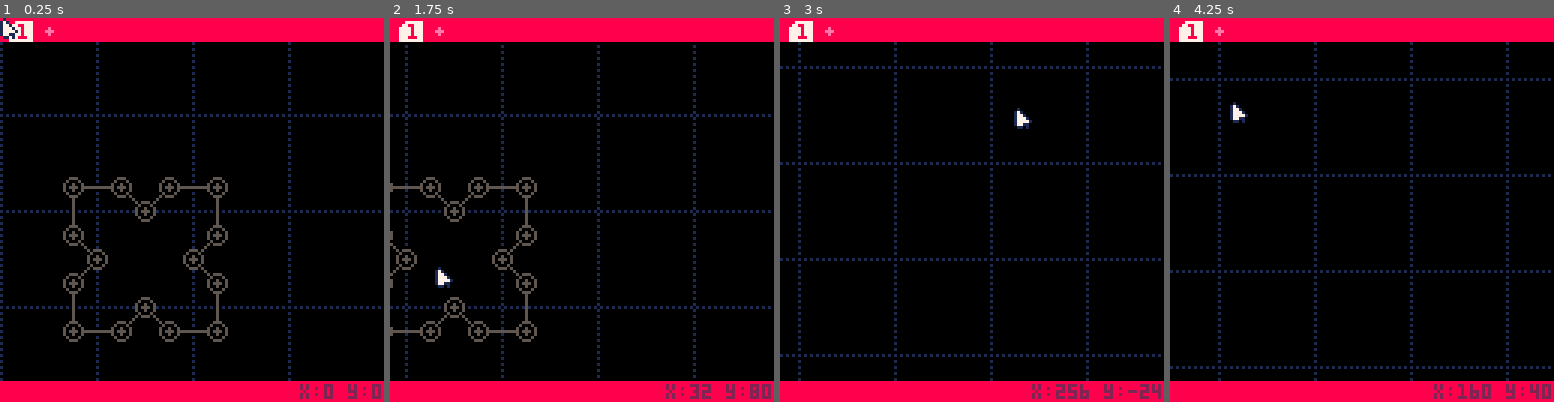
Above: before the commit, frames 1-4 (left to right).
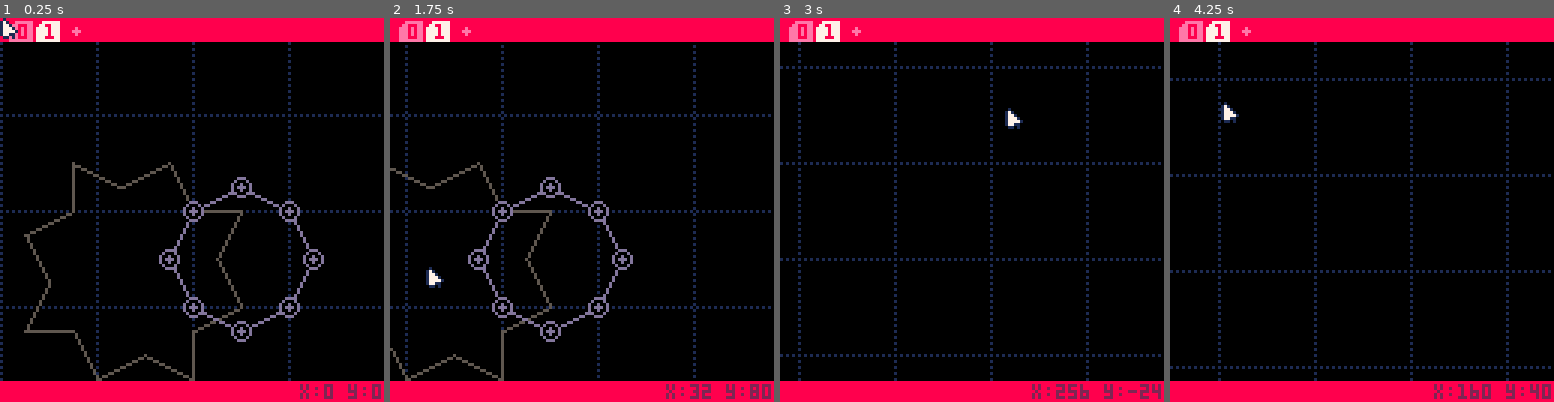
Above: after the commit, the same moments.

Repository: LouieChapm/Super3dPinball
Game: PICO-8 cartridge pinball_editor.p8
Same seed, same stepped clock (60 frames per second), same inputs: the game is played once before the commit and once after it.
Inputs (mouse positions are in pixels of both pictures, inside the frame that each line leads up to):
- Up to frame 1 (0.25 s): no input
- Up to frame 2 (1.75 s): click (670, 121) at 0.67 s; click (436, 267) at 1.22 s; hold Right from 1.6 s (still down)
- Up to frame 3 (3 s): click (887, 114) at 1.77 s; release Right at 2.1 s; hold Up 2.15-2.42 s; click (952, 259) at 2.32 s; hold Right from 2.47 s (still down); click (1014, 106) at 2.87 s
- Up to frame 4 (4.25 s): release Right at 3.03 s; hold Left 3.08-3.58 s; click (1465, 256) at 3.42 s; hold Down 3.63-3.97 s; click (1231, 102) at 3.97 s; hold Right from 4.02 s (still down)

The runs differ from the first frame. In frame 1, 6.1% of the frame differs, in the area x 2-85%, y 0-95%; in frame 2, 5.3%; in frame 3, 0.9%; in frame 4, 0.9%.

Commit message:
second_polygon

Diff:
--- a/pinball_editor.p8
+++ b/pinball_editor.p8
@@ -24,10 +24,12 @@
 	menuitem(1, "export data", function() export_data() end)
 
 	poke(0x5F2D, 1)
-	MOUSE_X,MOUSE_Y,MOUSE_CLICK,MOUSE_HOLD=64,64,false,false
+	MOUSE_X,MOUSE_Y,MOUSE_CLICK,MOUSE_HOLD,cursor_mode=64,64,false,false,1
 	mouseX_raw, mouseY_raw = 0,0
 
-	init_polygon(poly_library)
+	POLYGONS = {}
+	foreach(split(poly_library,"\n"),init_polygon)
+	ACTIVE_POLY_INDEX, ACTIVE_POLY_OBJECT = 2, POLYGONS[2]
 
 	CAMERA_X,CAMERA_Y=dget(0) or 0,dget(1) or 0
 	CURSOR_IN_UI = false
@@ -36,22 +38,21 @@
 end
 
 function init_polygon(poly_data)
-	POLYGONS ={{}}
-
-	POINTS={}
+	local points={}
 
 	local data = split(poly_data)
 	for i=1,#data-1,2 do
-
-		local point = add(POINTS,new_point(data[i],data[i+1]))
+		local point = add(points,new_point(data[i],data[i+1], points))
 
 		-- create a weird linked list
-		point.prev = POINTS[i\2] or nil
+		point.prev = points[i\2] or nil
 		if(point.prev)point.prev.next = point
 	end
 
-	POINTS[#POINTS].next = POINTS[1]
-	POINTS[1].prev = POINTS[#POINTS]
+	points[#points].next = points[1]
+	points[1].prev = points[#points]
+
+	return add(POLYGONS, points)
 end
 
 function lerp(a,b,t)
@@ -67,7 +68,7 @@
 	return _x/length, _y/length, length
 end
 
-function new_point(_x, _y)
+function new_point(_x, _y, _parent)
 	local point = {x=_x, y=_y}
 	point.hover = false
 	point.is_dragging = false
@@ -77,6 +78,8 @@
 	point.prev = nil
 	point.next = nil
 
+	point.parent = _parent or nil
+
 	return point
 end
 
@@ -88,7 +91,8 @@
 function _update60()
 	mouseX_raw,mouseY_raw=stat(32),stat(33)
 
-	CURSOR_IN_UI = mouseY_raw < 8 or mouseY_raw > 120
+	update_cursor()
+	update_cursor_ui()
 
 	t+=1
 	if(DEBUGTIME>0)DEBUGTIME-=1
@@ -99,19 +103,22 @@
 	CURSORXYSTRING = "x:" .. (MOUSE_X - MOUSE_X%SNAP) .. " y:" .. (MOUSE_Y - MOUSE_Y%SNAP)
 
 	update_keyboard()
-	if(keyboard_tab)show_points = not show_points
+	-- if(keyboard_tab)show_points = not show_points
+	if keyboard_tab then
+		ACTIVE_POLY_INDEX = (ACTIVE_POLY_INDEX%#POLYGONS)+1
+		ACTIVE_POLY_OBJECT = POLYGONS[ACTIVE_POLY_INDEX]
+	end
 	update_camera()
-	update_cursor()
-
-	foreach(POINTS, update_point)
+
+	foreach(ACTIVE_POLY_OBJECT, update_point)
 
 	-- check to see if the cursor is hovering over an edge
 	NEW_POINT_PREVIEW = nil
 	if not cursor_selection then
 		local curs = new_point(MOUSE_X, MOUSE_Y)
 		local closest_collision,collided_obj,collision_info = 999,nil,{}
-		for i=1,#POINTS do
-			local p1,p2 = POINTS[i],POINTS[i].next
+		for i=1,#ACTIVE_POLY_OBJECT do
+			local p1,p2 = ACTIVE_POLY_OBJECT[i],ACTIVE_POLY_OBJECT[i].next
 			local col,info=edge_collision(p1,p2,curs)
 			if col and info[4]<closest_collision then
 				closest_collision = info[4]
@@ -137,16 +144,16 @@
 	end
 
 	-- delete selection on right click
-	if cursor_selection and MOUSE_RIGHT_RELEASE and drag_update_x==0 and drag_update_y==0 then
+	if cursor_selection and MOUSE_RIGHT_RELEASE and abs(drag_update_x)<=2 and abs(drag_update_y)<=2 then
 		cursor_selection.prev.next = cursor_selection.next
 		cursor_selection.next.prev = cursor_selection.prev
 
-		del(POINTS,cursor_selection)
+		del(ACTIVE_POLY_OBJECT,cursor_selection)
 	end
 
 	-- add new point on left click
 	if NEW_POINT_PREVIEW and MOUSE_CLICK then
-		local new_point = add(POINTS,new_point(NEW_POINT_PREVIEW.x, NEW_POINT_PREVIEW.y))
+		local new_point = add(ACTIVE_POLY_OBJECT,new_point(NEW_POINT_PREVIEW.x, NEW_POINT_PREVIEW.y, ACTIVE_POLY_OBJECT))
 
 		NEW_POINT_PREVIEW.prev.next = new_point
 		NEW_POINT_PREVIEW.next.prev = new_point
@@ -159,13 +166,9 @@
 end
 
 function update_keyboard()
-	debug(stat(31))
-
 	local p = stat(30) and stat(31)
 
 	keyboard_tab = false
-
-
 	if(p=="\t")keyboard_tab=true
 end
 
@@ -212,6 +215,25 @@
 
 	if CAMERA_DRAGGING and not MOUSE_RIGHT then
 		CAMERA_DRAGGING = false
+	end
+end
+
+function update_cursor_ui()
+	CURSOR_IN_UI = mouseY_raw < 8 or mouseY_raw > 120
+	cursor_mode = 1
+
+	if mouseY_raw < 8 then
+		for i=1,#POLYGONS do
+			local _x = (i*9)-8
+			if mouseX_raw > _x and mouseX_raw < _x+9 then
+				cursor_mode = 2
+
+				if MOUSE_CLICK then
+					ACTIVE_POLY_INDEX = i
+					ACTIVE_POLY_OBJECT = POLYGONS[i]
+				end
+			end
+		end
 	end
 end
 
@@ -253,8 +275,10 @@
 	cls(0)
 	draw_checkerboard(1)
 
-	foreach(POINTS,draw_iPointLine)
-	if(show_points)foreach(POINTS,draw_iPoint)
+	for _poly in all(POLYGONS) do
+		if(_poly!=ACTIVE_POLY_OBJECT)draw_poly(_poly)
+	end
+	draw_poly(ACTIVE_POLY_OBJECT)
 
 	if NEW_POINT_PREVIEW!=nil then
 		circ(NEW_POINT_PREVIEW.x, NEW_POINT_PREVIEW.y, 2, 7)
@@ -263,13 +287,12 @@
 
 	-- top ui
 	rectfill(CAMERA_X, CAMERA_Y, CAMERA_X+128, CAMERA_Y+7, 8)
-	local selected = 1
 	for i=1, #POLYGONS do
 		local _x,_y=CAMERA_X+3 + (i-1)*9, CAMERA_Y
-		if(selected == i)pal(14,7)
+		if(ACTIVE_POLY_INDEX == i)pal(14,7)
 		spr(2, _x, _y)
-		if(selected == i)pal(14,14)
-		print(i, _x+3, _y+2, 8)
+		if(ACTIVE_POLY_INDEX == i)pal(14,14)
+		print(i-1, _x+3, _y+2, 8)
 	end
 	spr(3,CAMERA_X+3 + (#POLYGONS)*9, CAMERA_Y)
 
@@ -278,8 +301,15 @@
 	print(DEBUGTIME>0 and DEBUG or SELECTION_INFO, CAMERA_X+1, CAMERA_Y+122, 2)
 	print(CURSORXYSTRING, CAMERA_X+128 - #CURSORXYSTRING*4, CAMERA_Y+122, 2)
 
-
-	spr(1,MOUSE_X,MOUSE_Y)
+	if cursor_mode==1 then
+		spr(1,MOUSE_X,MOUSE_Y)
+	elseif cursor_mode==2 then
+		if MOUSE_HOLD then
+			sspr(10,8,10,10,MOUSE_X-2, MOUSE_Y)
+		else
+			sspr(0,8,10,10,MOUSE_X-2, MOUSE_Y)
+		end
+	end
 end
 
 function draw_checkerboard(_col)
@@ -309,10 +339,15 @@
 	circ(0,0,2,_col)
 end
 
+function draw_poly(_poly)
+	foreach(_poly,draw_iPointLine)
+	if(_poly==ACTIVE_POLY_OBJECT and show_points)foreach(_poly,draw_iPoint)
+end
+
 function draw_iPoint(_point)
-	local col=_point.hover and 7 or 5
-
-	if(_point.line_hover or _point.prev.line_hover)col = 13
+	local col=_point.hover and 7 or 13
+
+	if(_point.line_hover or _point.prev.line_hover)col = 6
 
 	circfill(_point.x,_point.y, 3,0)
 	circ(_point.x, _point.y, 3, col)
@@ -320,10 +355,14 @@
 end
 
 function draw_iPointLine(_point)
-	local line_col = _point.line_hover and 13 or 5
+	local line_col = _point.line_hover and 13 or 13
 
 	if _point.hover or _point.next.hover then
-		line_col = 13
+		line_col = 6
+	end
+
+	if _point.parent!=ACTIVE_POLY_OBJECT then
+		line_col = 5
 	end
 
 	if _point.next then
@@ -387,18 +426,28 @@
 
 	local out = "poly_library=[["
 
+	for _poly in all(POLYGONS) do
+		out..=poly_to_string(_poly) .. "\n"
+	end
+
+	out = sub(out,1,-2).."]]"
+
+	printh(out, "inf_polygons.txt", true)
+end
+
+function poly_to_string(_polygon)
+	local out = ""
+
 	local steps = 0
-	local point = POINTS[1]
-	while steps < #POINTS do
+	local point = _polygon[1]
+	while steps < #_polygon do
 		out..= point.x .. "," .. point.y ..","
 
 		steps += 1
 		point = point.next
 	end
 
-	out = sub(out,1,-2) .. "]]"
-
-	printh(out, "inf_polygons.txt", true)
+	return sub(out,1,-2)
 end
 
 
@@ -412,3 +461,13 @@
 0070070017711000eeeeeeee0000e000000000000000000000000000000000000000000000000000000000000000000000000000000000000000000000000000
 0000000001101000eeeeeeee00000000000000000000000000000000000000000000000000000000000000000000000000000000000000000000000000000000
 0000000000000000eeeeeeee00000000000000000000000000000000000000000000000000000000000000000000000000000000000000000000000000000000
+00010000000000000000000000000000000000000000000000000000000000000000000000000000000000000000000000000000000000000000000000000000
+00171000000000000000000000000000000000000000000000000000000000000000000000000000000000000000000000000000000000000000000000000000
+00171101000001010100000000000000000000000000000000000000000000000000000000000000000000000000000000000000000000000000000000000000
+00171717100017171710000000000000000000000000000000000000000000000000000000000000000000000000000000000000000000000000000000000000
+01177777100117777710000000000000000000000000000000000000000000000000000000000000000000000000000000000000000000000000000000000000
+17177777101717777710000000000000000000000000000000000000000000000000000000000000000000000000000000000000000000000000000000000000
+01777777100177777710000000000000000000000000000000000000000000000000000000000000000000000000000000000000000000000000000000000000
+00117771000011777100000000000000000000000000000000000000000000000000000000000000000000000000000000000000000000000000000000000000
+00017771000001777100000000000000000000000000000000000000000000000000000000000000000000000000000000000000000000000000000000000000
+00001110000000111000000000000000000000000000000000000000000000000000000000000000000000000000000000000000000000000000000000000000
Not shown, changed: inf_polygons.txt
